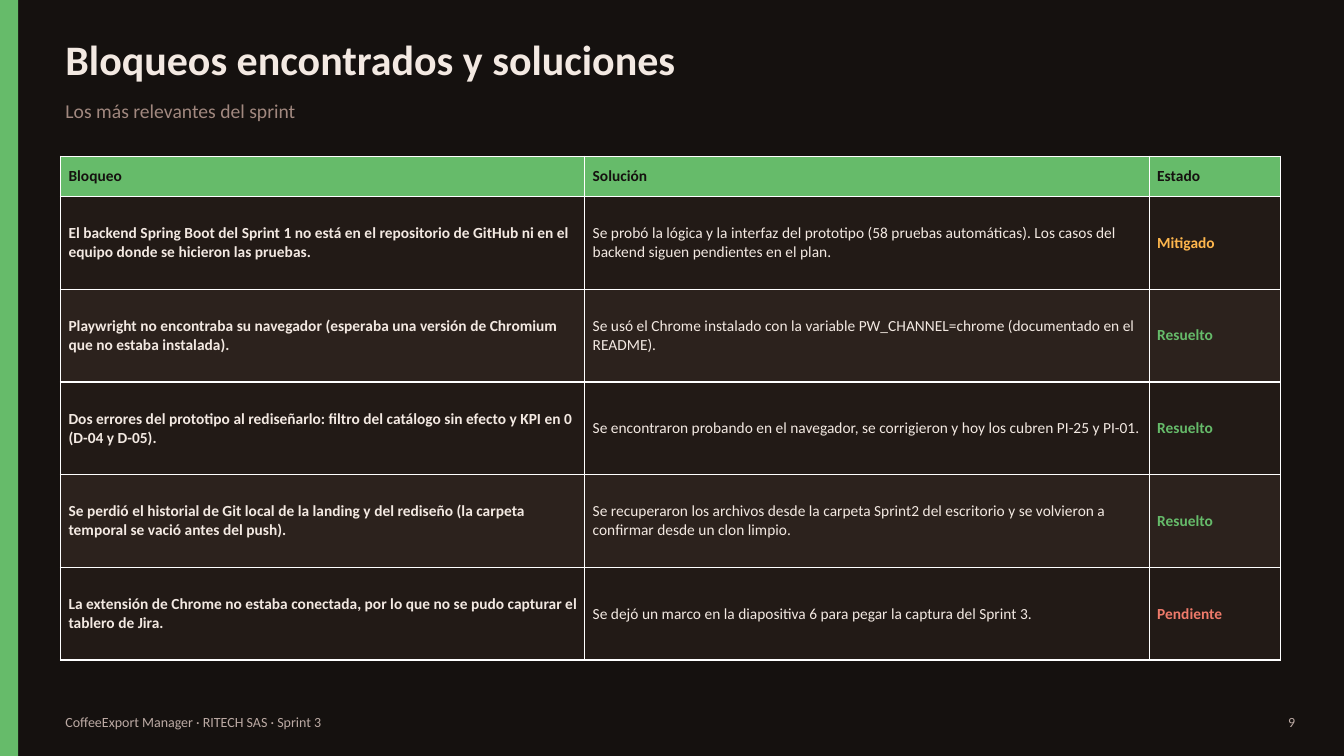
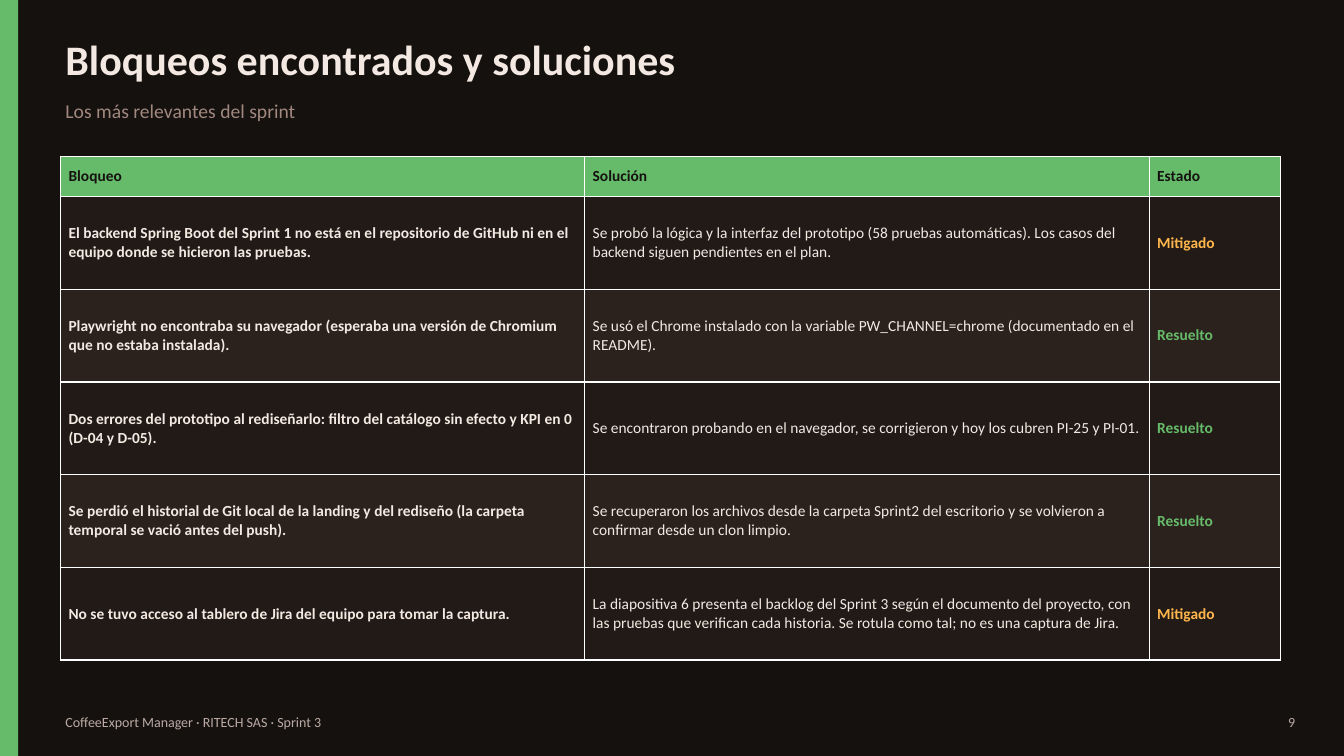
Before and after one commit to brayanckr/Proyecto-Calidad-de-software, a slide deck: slide 9 of docs/sprint3/CoffeeExport_Manager_Sprint3.pptx. Drawn at 1344x756 pixels with LibreOffice and Linux fonts; fonts in the diff are those of the drawing. Boxes give left, top, right and bottom in pixels: in the first picture for what was removed or moved away, otherwise in the second. Text is boxed around its words. In the diff, an @@ line names an element or a change of style, - is before the commit and + after.

Commit message:
Sprint 3: backlog en lugar de captura de Jira y responsabilidades por módulo
La presentación muestra el backlog del Sprint 3 según el documento del proyecto (rotulado
como tal) y la responsabilidad asignada a cada integrante, sin marcadores pendientes.

```diff
--- a/docs/sprint3/CoffeeExport_Manager_Sprint3.pptx
+++ b/docs/sprint3/CoffeeExport_Manager_Sprint3.pptx
@@ table at (x1=60, y1=156, x2=1280, y2=660) @@
-row 6: La extensión de Chrome no estaba conectada, por lo que no se pudo capturar el tablero de Jira. | Se dejó un marco en la diapositiva 6 para pegar la captura del Sprint 3. | Pendiente
+row 6: No se tuvo acceso al tablero de Jira del equipo para tomar la captura. | La diapositiva 6 presenta el backlog del Sprint 3 según el documento del proyecto, con las pruebas que verifican cada historia. Se rotula como tal; no es una captura de Jira. | Mitigado
```
Also in this commit, not shown: 3 other slides changed, 1 other file.
